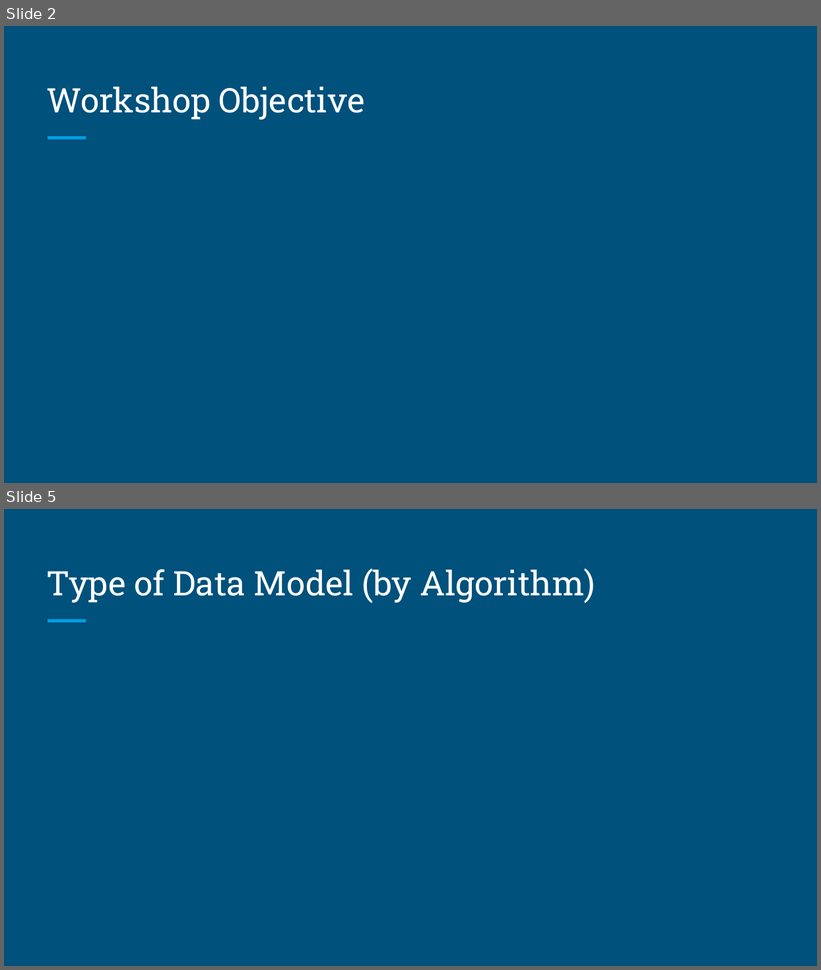
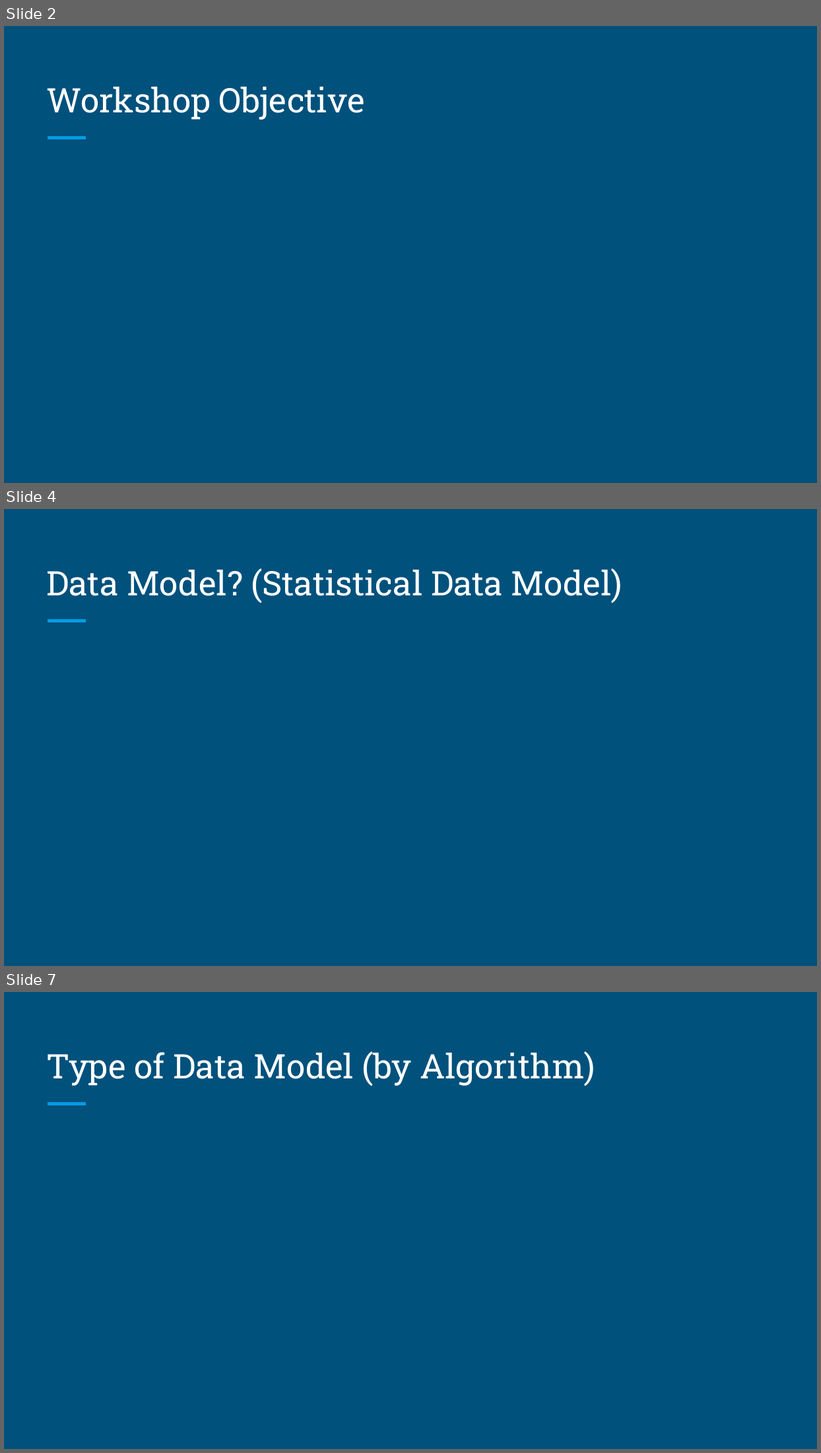
Before and after one commit to brandonyph/APB-Workshop-DataAnalyticsEssentials, a slide deck: Week 7-Model Basics and Building/Week 7-Model Basics and Building.pptx. Shown one above the other, each under a label of ours: slides 2 and 5 before the commit, slides 2, 4 and 7 after it; the slides between them are not shown. The pictures are 821x970 and 821x1453 pixels, drawn with LibreOffice and Linux fonts; fonts in the diff are those of the drawing. Boxes give left, top, right and bottom in pixels: in the first picture for what was removed or moved away, otherwise in the second. Text is boxed around its words. In the diff, an @@ line names an element or a change of style, - is before the commit and + after.

```diff
--- a/Week 7-Model Basics and Building/Week 7-Model Basics and Building.pptx
+++ b/Week 7-Model Basics and Building/Week 7-Model Basics and Building.pptx
@@ slide 4 added at bbox=[4, 509, 817, 966], background #00517C; not listed: 1 template element that a slide beside it also shows @@
@@ title added at bbox=[47, 568, 622, 603], 30 pt, text #FFFFFF @@
+Data Model? (Statistical Data Model)
@@ what was slide 5 is now slide 7 @@
```
Also in this commit, not shown: 6 slides changed, 7 other slides added.
